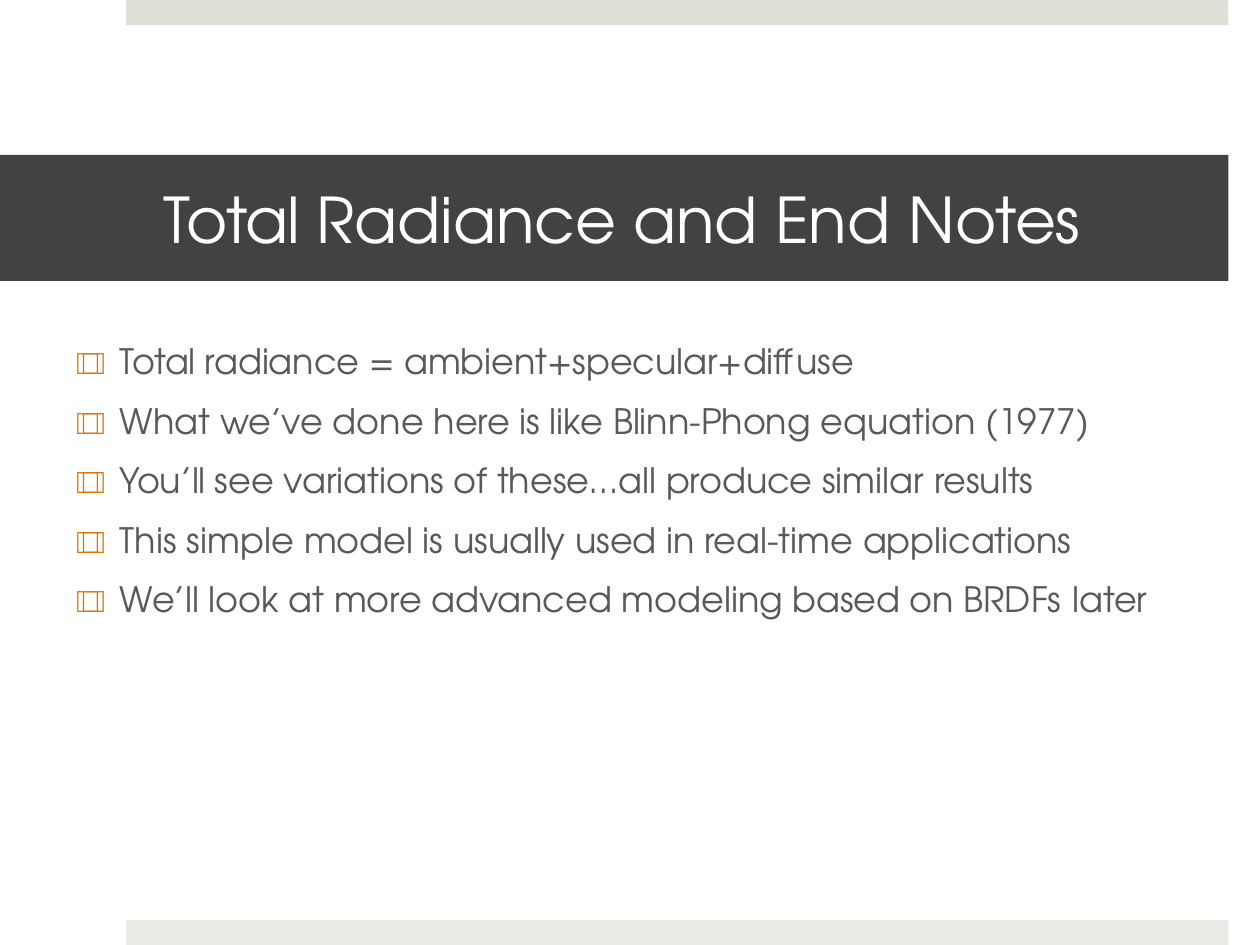
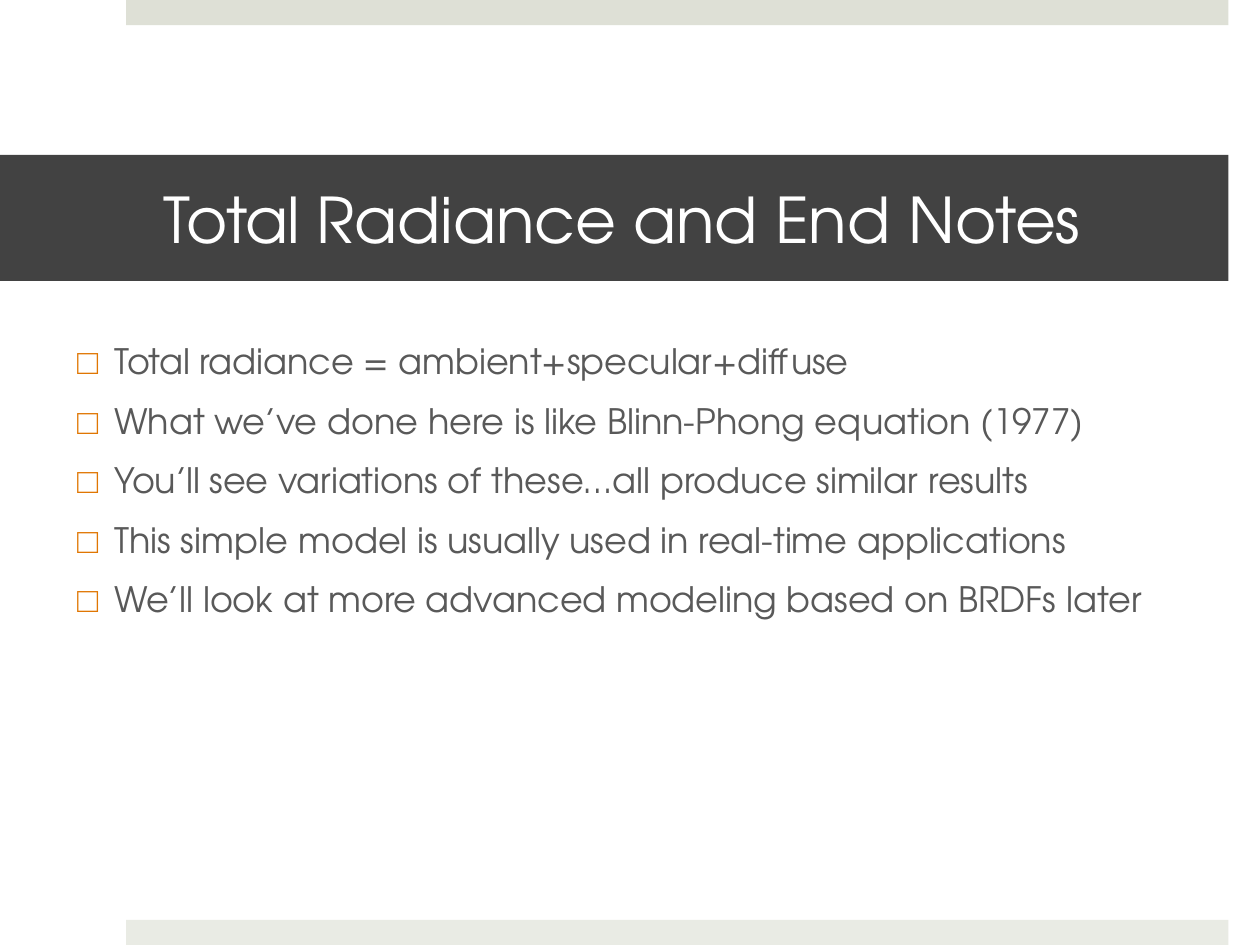
Before and after one commit to shaffer1/UIllinois_Rendering, a slide deck: slide 10 of Lecture-8-Shadows.pptx. Drawn at 1260x945 pixels with LibreOffice and Linux fonts; fonts in the diff are those of the drawing. Boxes give left, top, right and bottom in pixels: in the first picture for what was removed or moved away, otherwise in the second. Text is boxed around its words. In the diff, an @@ line names an element or a change of style, - is before the commit and + after.

```diff
--- a/Lecture-8-Shadows.pptx
+++ b/Lecture-8-Shadows.pptx
@@ text at bbox=[114, 348, 1142, 620]: text changed @@
-□□ Total radiance = ambient+specular+diffuse
-□□ What we’ve done here is like Blinn-Phong equation (1977)
-□□ You’ll see variations of these…all produce similar results
-□□ This simple model is usually used in real-time applications
-□□ We’ll look at more advanced modeling based on BRDFs later
+□ Total radiance = ambient+specular+diffuse
+□ What we’ve done here is like Blinn-Phong equation (1977)
+□ You’ll see variations of these…all produce similar results
+□ This simple model is usually used in real-time applications
+□ We’ll look at more advanced modeling based on BRDFs later
```
Also in this commit, not shown: 11 other slides changed.
